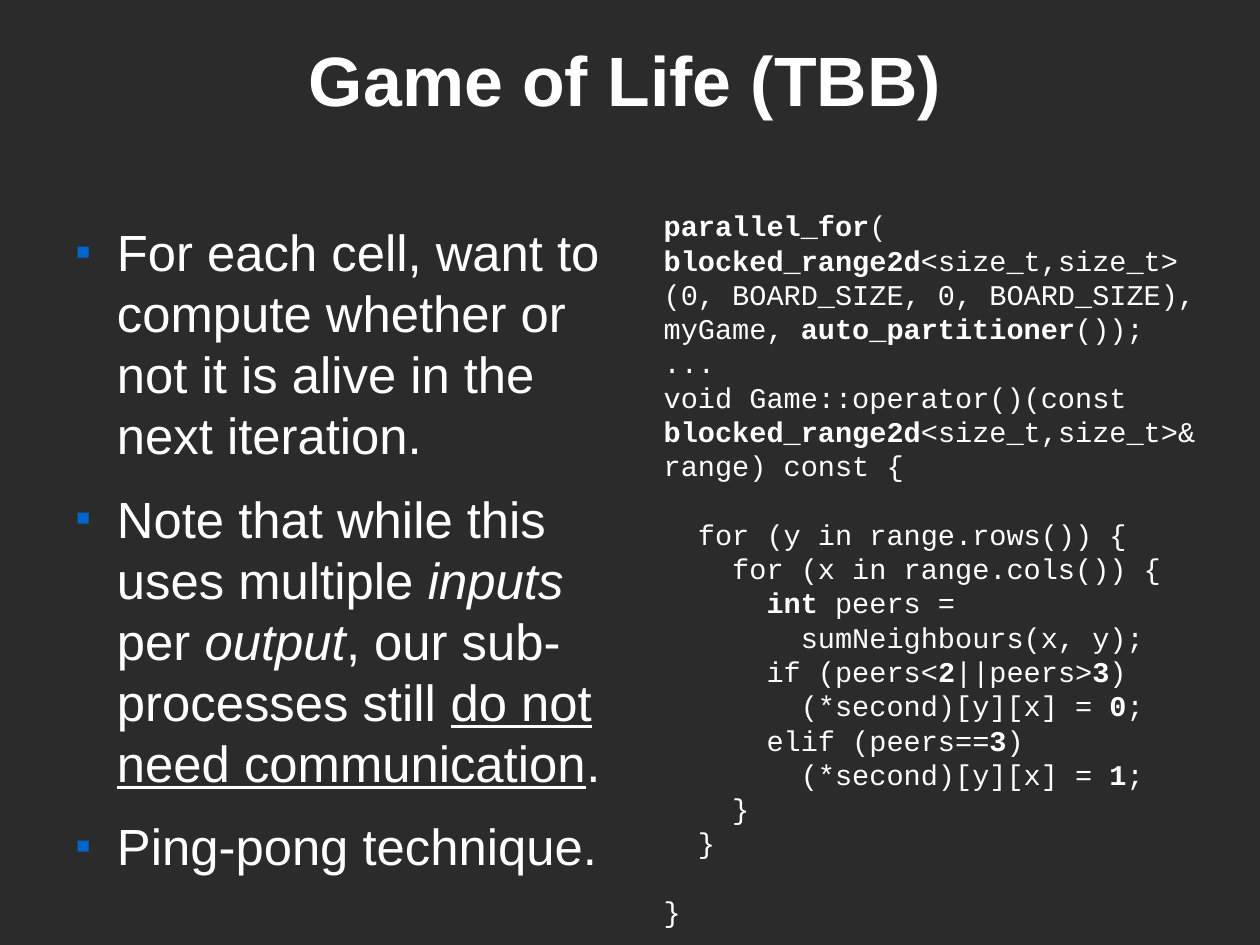
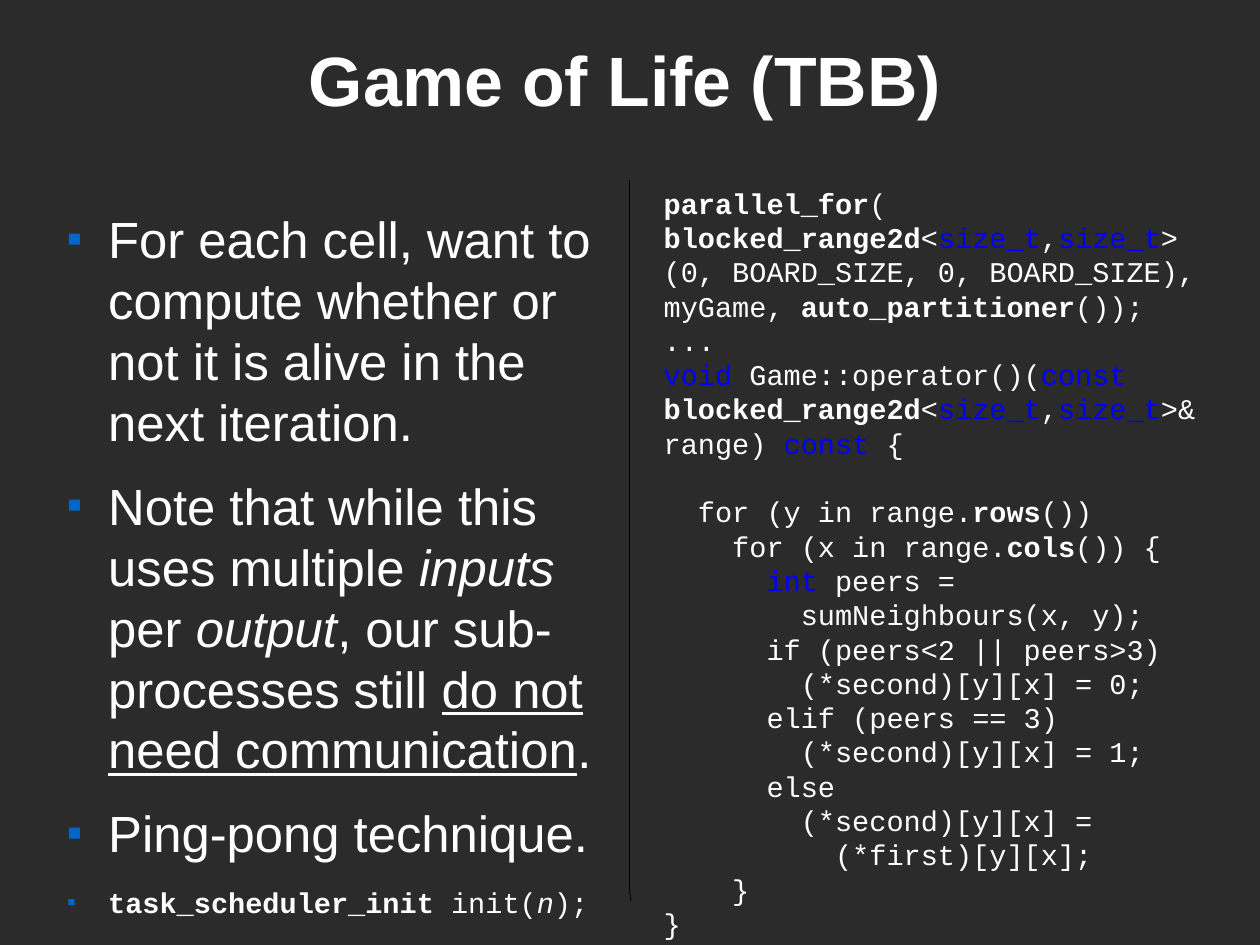
Before and after one commit to FractalDesigns/cowichan-1, a slide deck: slide 5 of cowichan_tbb/presentation.odp. Drawn at 1260x945 pixels with LibreOffice and Linux fonts; fonts in the diff are those of the drawing; background and template pictures are left out; a plain dark background stands for a picture behind light text. Boxes give left, top, right and bottom in pixels: in the first picture for what was removed or moved away, otherwise in the second. Text is boxed around its words. In the diff, an @@ line names an element or a change of style, - is before the commit and + after.

```diff
--- a/cowichan_tbb/presentation.odp
+++ b/cowichan_tbb/presentation.odp
@@ text "For each cell, want to ...": place and size @@
-text "For each cell, want to ..." at [117, 234, 600, 876]
+text "For each cell, want to ..." at [108, 221, 591, 919]
@@ line added from (630, 180) to (630, 900), #000000 0 pt @@
@@ text at [664, 193, 1196, 871]: paragraph removed @@
-}
@@ text "parallel_for(": place and size @@
-text "parallel_for(" at [664, 216, 1196, 791]
+text "parallel_for(" at [664, 193, 1196, 871]
@@ text at [664, 228, 1196, 768]: text colour #FFFFFF to #0000FF in "blocked_range2d<size_t,size_t>", "void Game::operator()(const blocked_range2d<size_t,size_t>&  ...", "int"; bold on in "range.cols())"; bold off in "int", "0;", "1;" @@
@@ text at [698, 502, 1092, 528]: text changed @@
-for (y in range.rows()) {
+for (y in range.rows())
@@ text at [767, 639, 1161, 666]: spaces changed @@
-if (peers<2||peers>3)
+if (peers<2 || peers>3)
@@ text at [767, 708, 1058, 734]: spaces changed @@
-elif (peers==3)
+elif (peers == 3)
@@ text at [767, 776, 1092, 871]: paragraphs added @@
+else
+(*second)[y][x] =
+(*first)[y][x];
@@ text at [108, 893, 588, 919]: paragraph added @@
+■ task_scheduler_init init(n);
```
Also in this commit, not shown: 6 other slides changed.
